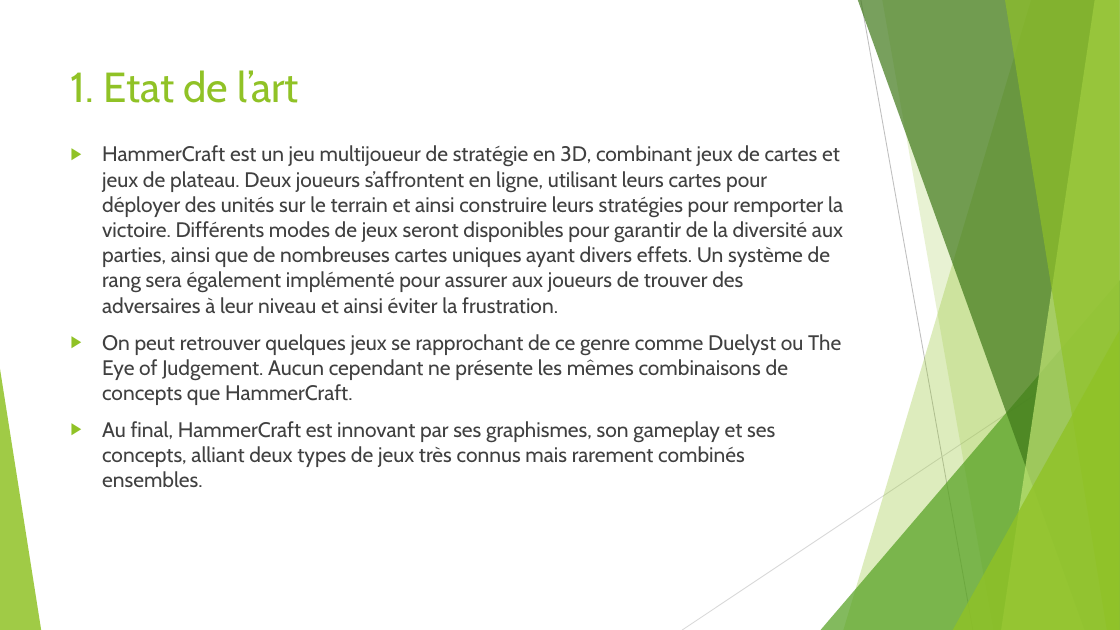
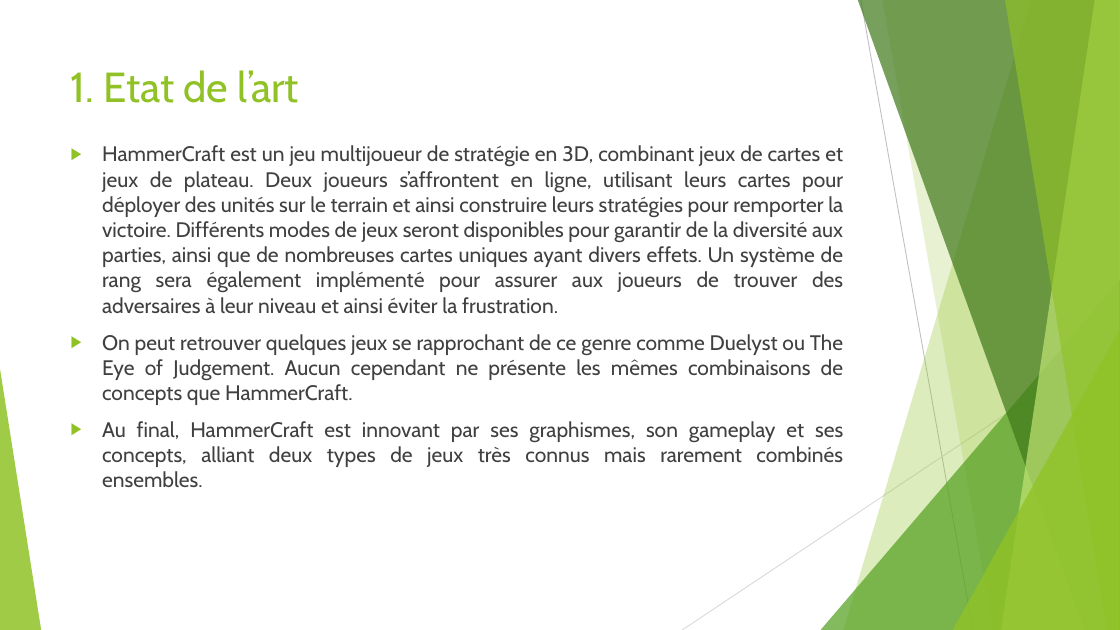
Before and after one commit to PNS-PS7and8/pns-innov1920-pns-innov1920-n, a slide deck: slide 2 of EtatDeLArt.odp. Drawn at 1120x630 pixels with LibreOffice and Linux fonts; fonts in the diff are those of the drawing. Boxes give left, top, right and bottom in pixels: in the first picture for what was removed or moved away, otherwise in the second. Text is boxed around its words. In the diff, an @@ line names an element or a change of style, - is before the commit and + after.

Commit message:
maj etat de l'art

```diff
--- a/EtatDeLArt.odp
+++ b/EtatDeLArt.odp
@@ text "HammerCraft est un jeu multijoueur ..." at [102,145,843,487]: alignment left to justified @@
```
Also in this commit, not shown: 4 other slides changed, 1 other file.
